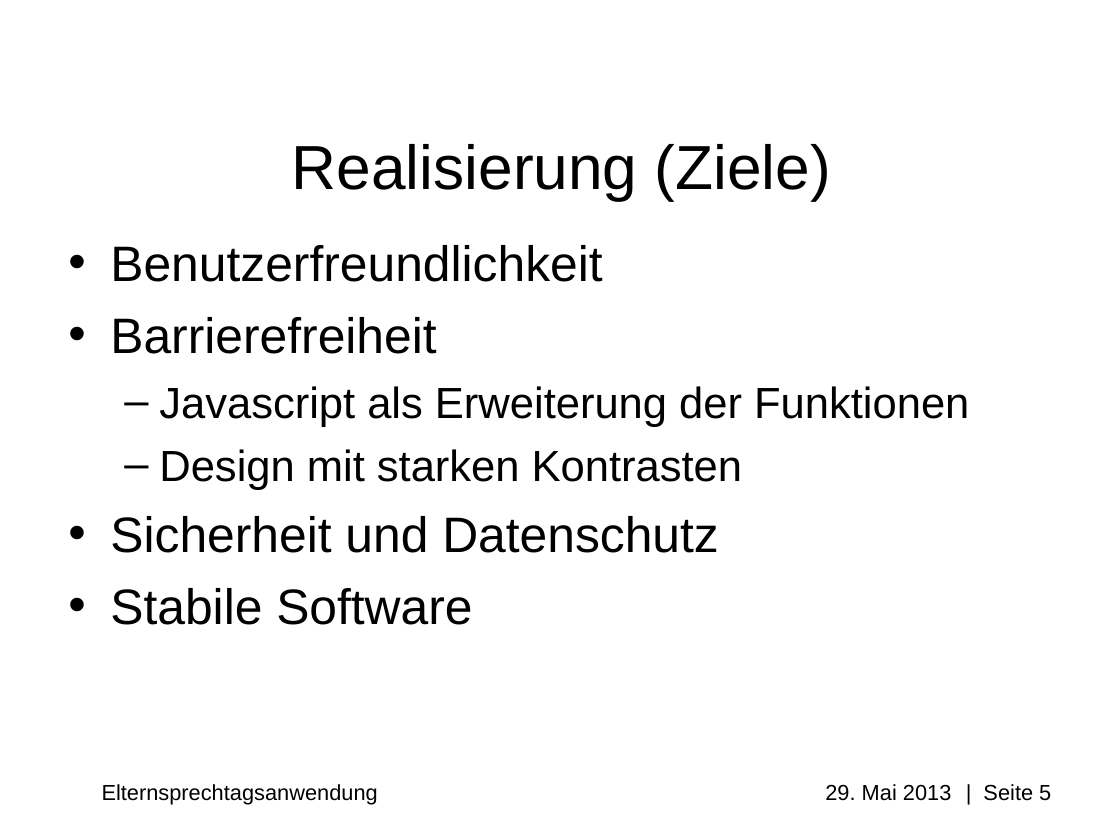
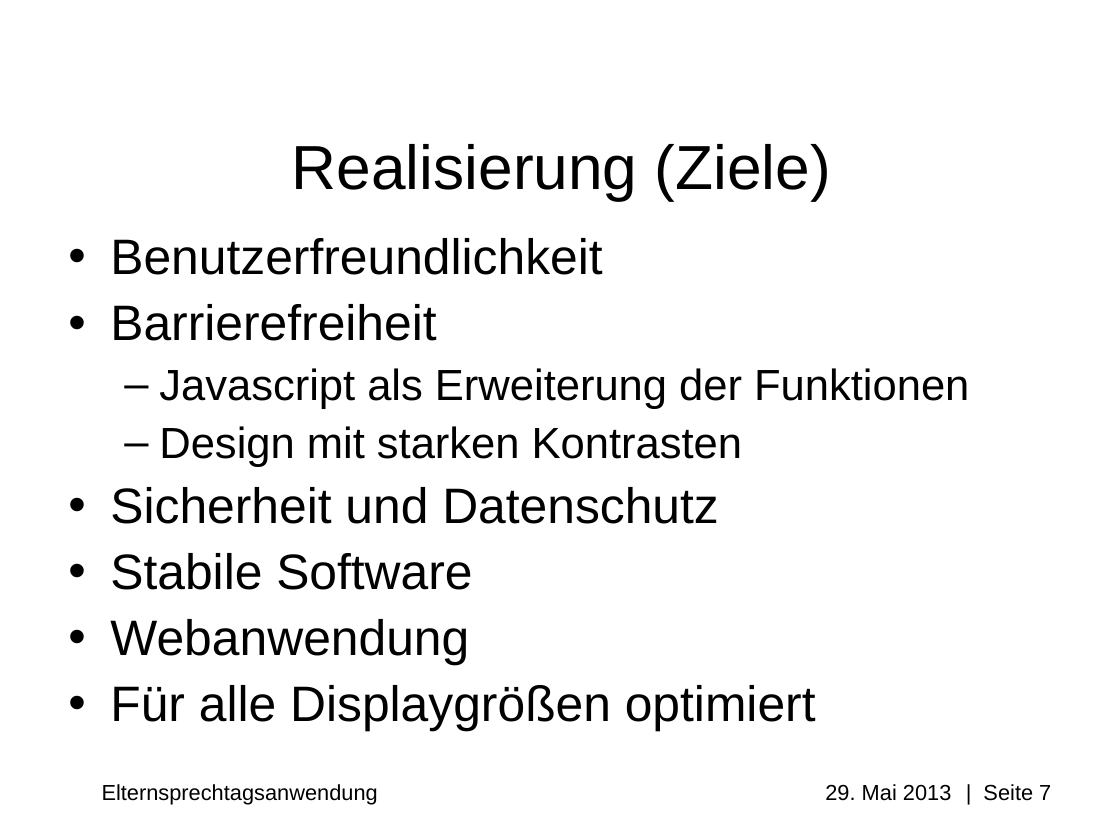
Before and after one commit to Professi/esta, a slide deck: slide 7 of docs/Praesentation/Elternsprechtagsanwendung(ESTA)_pre_alpha_0.0.0.1.ppt (slide 5 before the commit). Drawn at 1120x840 pixels with LibreOffice and Linux fonts; fonts in the diff are those of the drawing; background and template pictures are left out. Boxes give left, top, right and bottom in pixels: in the first picture for what was removed or moved away, otherwise in the second. Text is boxed around its words. In the diff, an @@ line names an element or a change of style, - is before the commit and + after.

```diff
--- a/docs/Praesentation/Elternsprechtagsanwendung(ESTA)_pre_alpha_0.0.0.1.ppt
+++ b/docs/Praesentation/Elternsprechtagsanwendung(ESTA)_pre_alpha_0.0.0.1.ppt
@@ text at [110, 238, 969, 590]: line spacing 1 to 0.9 @@
@@ text at [110, 619, 816, 732]: paragraphs added @@
+• Webanwendung
+• Für alle Displaygrößen optimiert
@@ text at [102, 784, 1051, 805]: text changed @@
-Elternsprechtagsanwendung 29. Mai 2013 | Seite 5
+Elternsprechtagsanwendung 29. Mai 2013 | Seite 7
```
Also in this commit, not shown: 2 other slides changed, 2 slides added, 1 slide removed, 4 other files.
